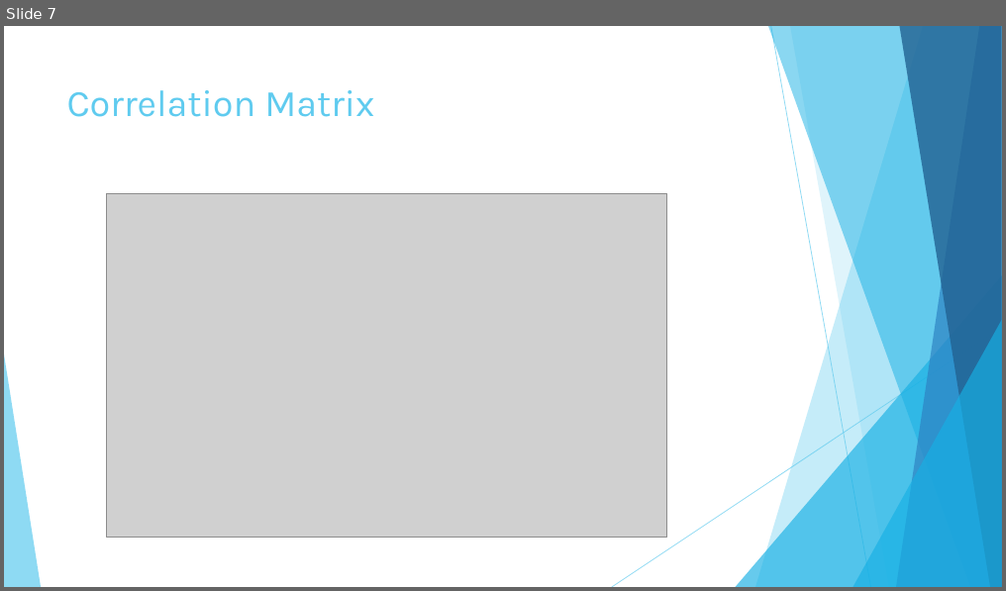
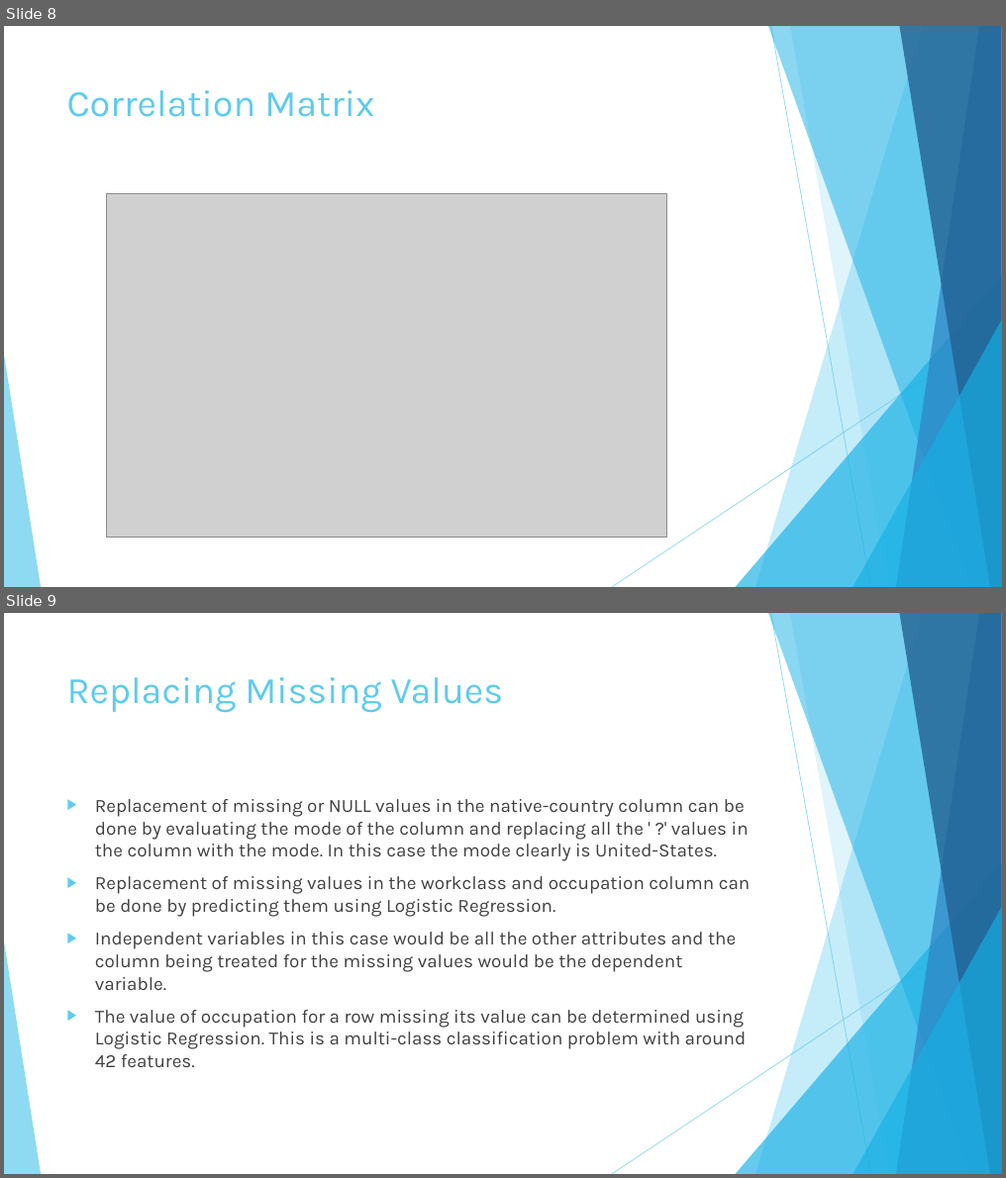
Before and after one commit to chandratop/IDS-Project, a slide deck: IDS Project – Adult Dataset.pptx. Shown one above the other, each under a label of ours: slide 7 before the commit, slides 8 and 9 after it. The pictures are 1006x591 and 1006x1178 pixels, drawn with LibreOffice and Linux fonts; fonts in the diff are those of the drawing; grey boxes stand for pictures. Boxes give left, top, right and bottom in pixels: in the first picture for what was removed or moved away, otherwise in the second. Text is boxed around its words. In the diff, an @@ line names an element or a change of style, - is before the commit and + after.

```diff
--- a/IDS Project – Adult Dataset.pptx
+++ b/IDS Project – Adult Dataset.pptx
@@ slide 9 added at <box>4,613,1002,1174</box>, background #FFFFFF; not listed: 10 template elements that a slide beside it also shows @@
@@ title added at <box>67,677,504,713</box>, 36 pt, text #5FCBEF @@
+Replacing Missing Values
@@ text added at <box>95,799,750,1067</box>, 18 pt, text #404040 @@
+▶ Replacement of missing or NULL values in the native-country column can be done by evaluating the mode of the column and replacing all the ' ?' values in the column with the mode. In this case the mode clearly is United-States.
+▶ Replacement of missing values in the workclass and occupation column can be done by predicting them using Logistic Regression.
+▶ Independent variables in this case would be all the other attributes and the column being treated for the missing values would be the dependent variable.
+▶ The value of occupation for a row missing its value can be determined using Logistic Regression. This is a multi-class classification problem with around 42 features.
@@ what was slide 7 is now slide 8 @@
```
Also in this commit, not shown: 8 other slides added, 1 slide removed.
